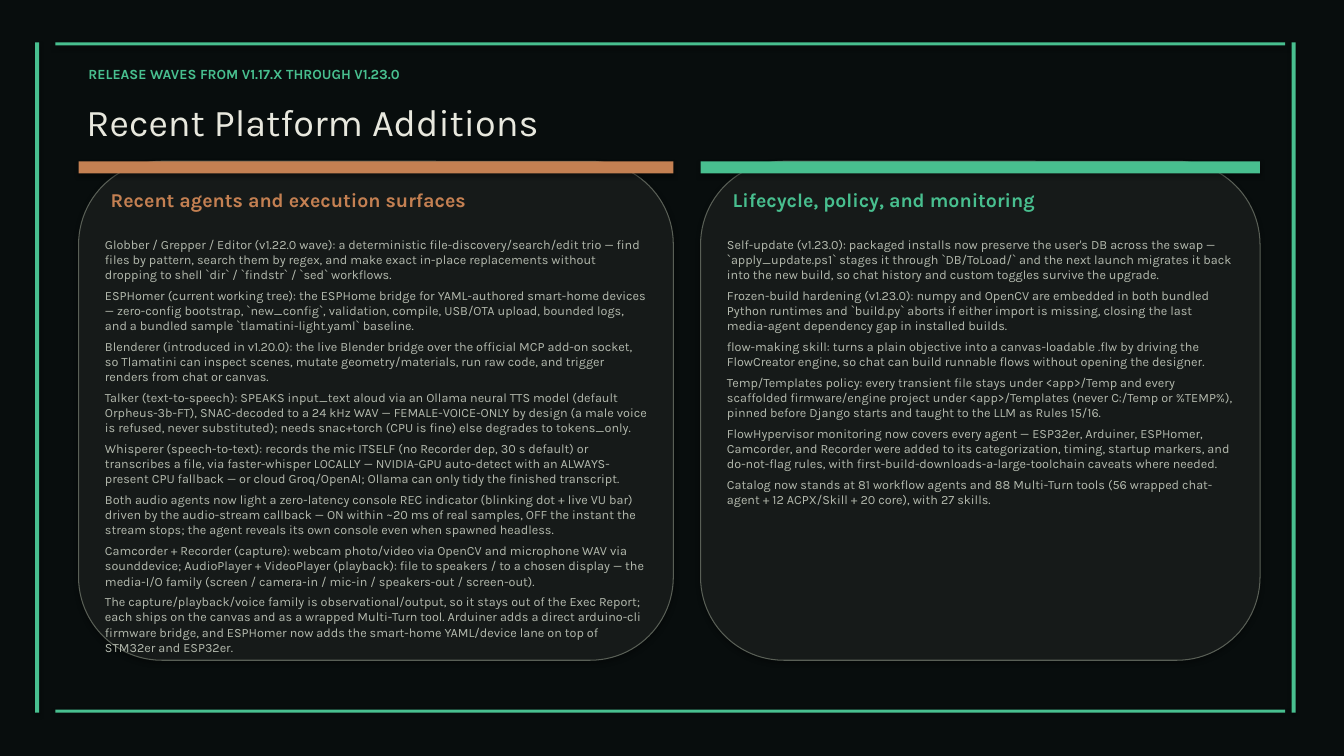
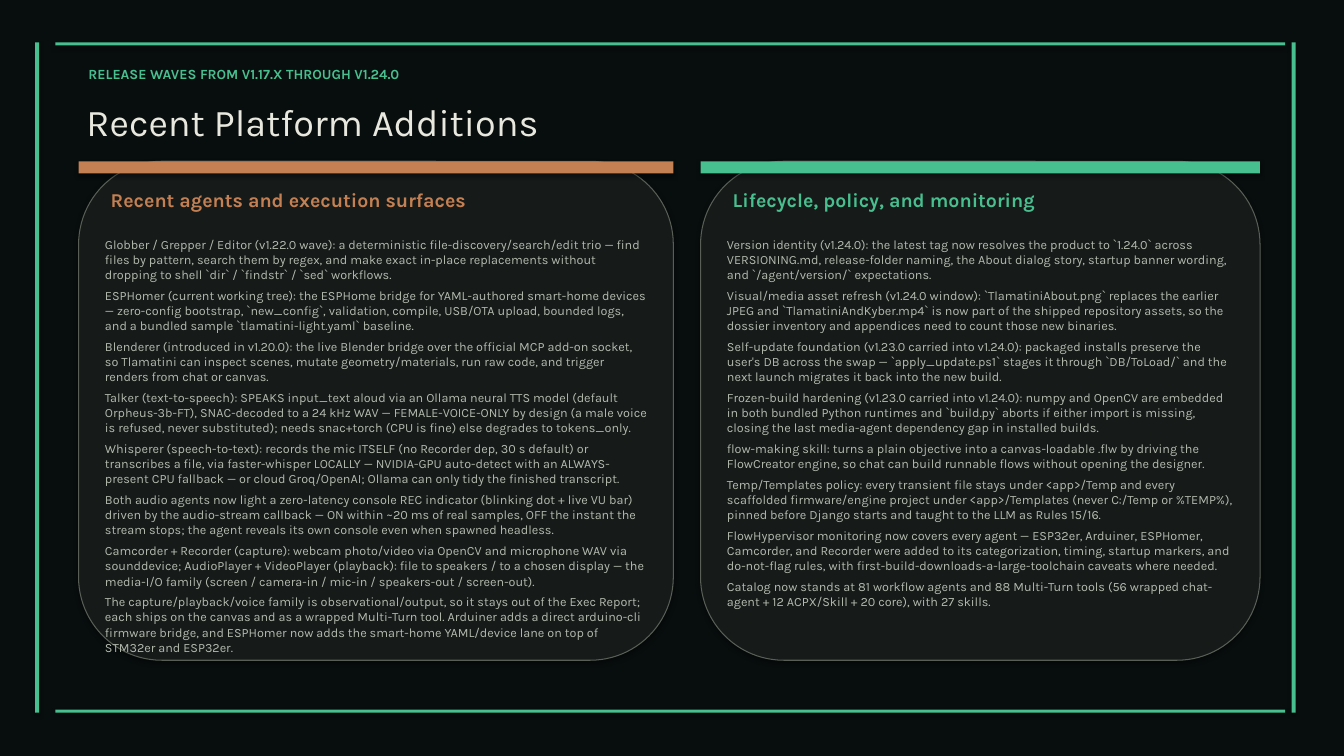
Before and after one commit to XAIHT/Tlamatini, a slide deck: slide 63 of Tlamatini_eXtended_Artificial_Intelligence_Humanly_Tempered.pptx. Drawn at 1344x756 pixels with LibreOffice and Linux fonts; fonts in the diff are those of the drawing. Boxes give left, top, right and bottom in pixels: in the first picture for what was removed or moved away, otherwise in the second. Text is boxed around its words. In the diff, an @@ line names an element or a change of style, - is before the commit and + after.

Commit message:
Updating visual documentation and self-aware/self-modify document, to version 1.24.0, by Tlamatini's-AutoBot.

```diff
--- a/Tlamatini_eXtended_Artificial_Intelligence_Humanly_Tempered.pptx
+++ b/Tlamatini_eXtended_Artificial_Intelligence_Humanly_Tempered.pptx
@@ text at box(88, 70, 399, 79): text changed @@
-RELEASE WAVES FROM V1.17.X THROUGH V1.23.0
+RELEASE WAVES FROM V1.17.X THROUGH V1.24.0
@@ text at box(727, 239, 1227, 435): text changed @@
-Self-update (v1.23.0): packaged installs now preserve the user's DB across the swap — `apply_update.ps1` stages it through `DB/ToLoad/` and the next launch migrates it back into the new build, so chat history and custom toggles survive the upgrade.
-Frozen-build hardening (v1.23.0): numpy and OpenCV are embedded in both bundled Python runtimes and `build.py` aborts if either import is missing, closing the last media-agent dependency gap in installed builds.
+Version identity (v1.24.0): the latest tag now resolves the product to `1.24.0` across VERSIONING.md, release-folder naming, the About dialog story, startup banner wording, and `/agent/version/` expectations.
+Visual/media asset refresh (v1.24.0 window): `TlamatiniAbout.png` replaces the earlier JPEG and `TlamatiniAndKyber.mp4` is now part of the shipped repository assets, so the dossier inventory and appendices need to count those new binaries.
+Self-update foundation (v1.23.0 carried into v1.24.0): packaged installs preserve the user's DB across the swap — `apply_update.ps1` stages it through `DB/ToLoad/` and the next launch migrates it back into the new build.
+Frozen-build hardening (v1.23.0 carried into v1.24.0): numpy and OpenCV are embedded in both bundled Python runtimes and `build.py` aborts if either import is missing, closing the last media-agent dependency gap in installed builds.
```
Also in this commit, not shown: 17 other slides changed, 1 slide removed, 3 other files.
